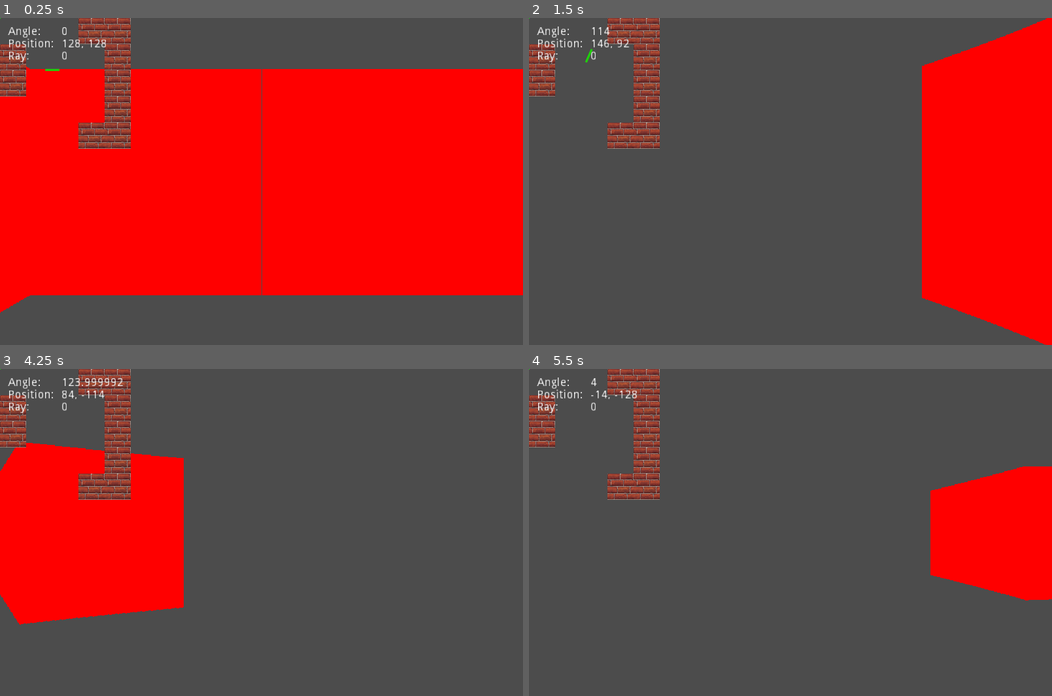
Above: before the commit, frames 1-4 (two rows, left to right).
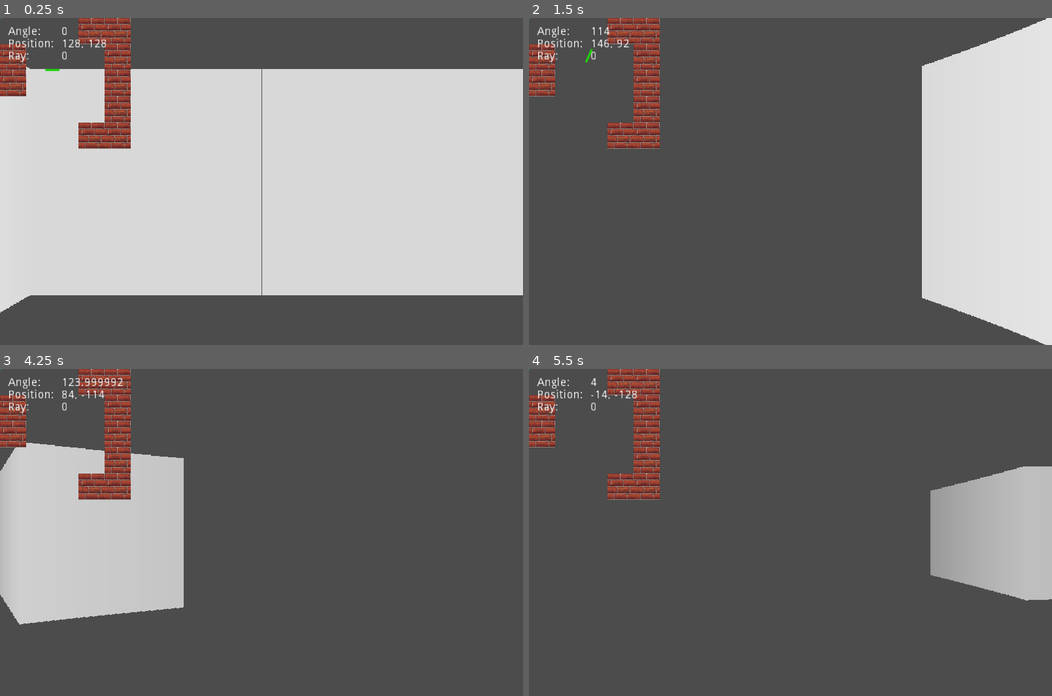
Above: after the commit, the same moments.

Repository: rdparedes/doom-godot
Game: Godot game, scene res://scenes/Main.tscn
Same seed, same stepped clock (60 frames per second), same inputs: the game is played once before the commit and once after it.
Inputs:
- Up to frame 1 (0.25 s): no input
- Up to frame 2 (1.5 s): tap Enter at 0.5 s; hold Right (ui_right) 0.53-1.28 s; hold Down (ui_down) from 1.28 s (still down)
- Up to frame 3 (4.25 s): release Down (ui_down) at 2.03 s; hold Right (ui_right) 2.03-2.78 s; hold Up (ui_up) 2.78-3.53 s; tap Space at 3.5 s; hold Left (ui_left) from 3.53 s (still down)
- Up to frame 4 (5.5 s): release Left (ui_left) at 5.03 s; hold Down (ui_down) from 5.03 s (still down)

The runs differ from the first frame. In frame 1, 67% of the frame differs, in the area x 0-100%, y 14-91%; in frame 2, 21%; in frame 3, 16%; in frame 4, 8.1%.

Commit message:
Add simple shading to show depth

Diff:
--- a/scenes/Main.tscn
+++ b/scenes/Main.tscn
@@ -6,7 +6,7 @@
 [ext_resource path="res://scenes/Player.tscn" type="PackedScene" id=4]
 [ext_resource path="res://scenes/Wall.tscn" type="PackedScene" id=5]
 
-[node name="Main" type="Node" index="0"]
+[node name="Main" type="Node"]
 
 script = ExtResource( 1 )
 _sections_unfolded = [ "Pause" ]
--- a/scenes/Player.tscn
+++ b/scenes/Player.tscn
@@ -8,7 +8,7 @@
 custom_solver_bias = 0.0
 radius = 1.05859
 
-[node name="Player" type="KinematicBody2D"]
+[node name="Player" type="KinematicBody2D" index="0"]
 
 input_pickable = false
 collision_layer = 2
--- a/scripts/Projection.gd
+++ b/scripts/Projection.gd
@@ -155,6 +155,12 @@
 
 func _draw_slice(ray_distance, ray_index):
   var projected_slice_height = grid_unit_size * PROJECTION_PLANE_DISTANCE / ray_distance
+  var color = stepify((255 - (floor(ray_distance) / 850) * 255) / 255, 0.001)
+  if color < 0.25:
+    color = 0.25
+  if color > 1:
+    color = 1
+  var drawingColor = Color(color, color, color)
   draw_rect(
     Rect2(
       ray_index,
@@ -162,7 +168,7 @@
       1,
       projected_slice_height
     ),
-    Color("#FF0000")
+    drawingColor
   )
 
 func _cast_rays():
Not shown, changed: readme.md
